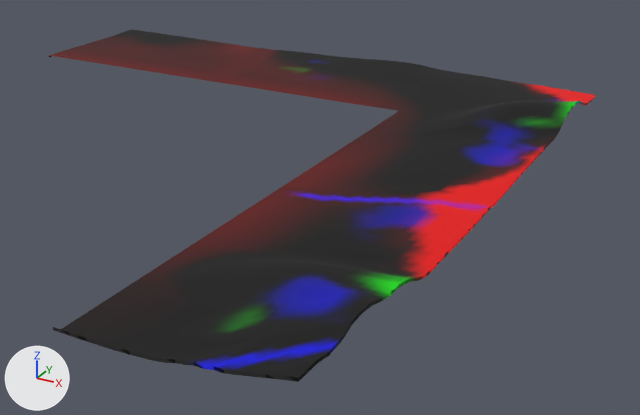
Renders of the glTF model dushanbe_city/assets/terrain/coast_0_-400_400.glb from each side of a commit.
Before and after are seen from a 50 mm lens placed at (517.0, -198.0, 170.0), pointed at (285.0, 223.0, -40.0). Arrows for +X, +Y and +Z are at lower left; the lights stay in place. The picture after the commit comes second. Vertices at exactly the same position are counted once.

The first picture shows 'terrain'.
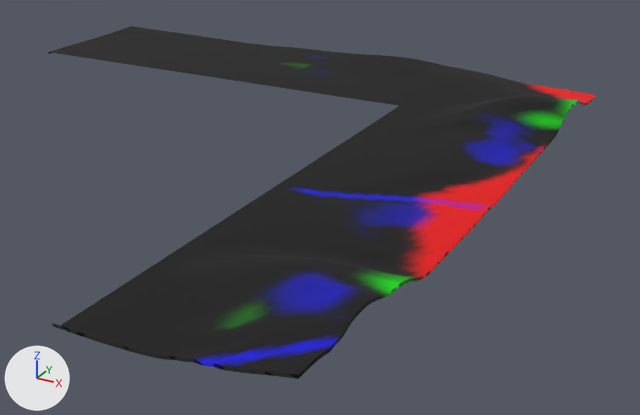
What changed in the scene script:
```text
Change me_terrain:
    used by ob_terrain; location = (200.0, 200.0, 0.0)
    remove me_terrain.from_pydata(...)  # 4829 vertices, 9252 faces; spans x -200.0..200.0, y -200.0..200.0, z -3.0..14.0
    add me_terrain.from_pydata(...)  # 4829 vertices, 9252 faces; spans x -200.0..200.0, y -200.0..200.0, z -3.0..15.0
    me_terrain part 1: 528 of the vertices in x 120.0..200.0, y -200.0..200.0, z -1.0..14.0 are moved by (0.0, 0.0, 1.0)
    me_terrain part 2: 738 of the vertices in x 96.0..196.0, y -200.0..200.0, z -2.0..10.0 are moved by (0.0, 0.0, 2.0)
    me_terrain part 3: 2629 of the vertices in x -200.0..188.0, y -48.0..200.0, z -2.0..12.0 are moved by (0.0, 0.0, 3.0)
    me_terrain part 4: 428 of the vertices in x 40.0..176.0, y 128.0..200.0, z 0.0..10.0 are moved by (0.0, 0.0, 4.0)
    me_terrain part 5: 3410 faces centred in x -200.0..200.0, y -145.0..200.0, z -1.0..1.0 are repainted in the vertex colours; the middle colour goes from dark red #530000 to black #000000
    me_terrain part 6: 1810 faces centred in x -200.0..200.0, y -200.0..200.0, z -1.0..10.0 are repainted in the vertex colours; the middle colour goes from black #220000 to black #000000
```

Changed parts and their boxes [x1, y1, x2, y2] in the pictures (640 x 415 px; the box of a moved part takes in the faces that stretch with it):
'terrain', reshaped
    before: [49, 29, 595, 382]
    after: [48, 26, 595, 379]
part 1 of me_terrain, moved or reshaped
    before: [94, 79, 577, 382]
    after: [94, 77, 578, 379]
part 2 of me_terrain, moved or reshaped
    before: [53, 76, 565, 344]
    after: [52, 73, 565, 340]
part 3 of me_terrain, moved or reshaped
    before: [49, 29, 552, 187]
    after: [48, 26, 552, 182]
part 4 of me_terrain, moved or reshaped
    before: [368, 60, 524, 107]
    after: [367, 55, 521, 101]
part 5 of me_terrain, edited (looks the same)
    both: [398, 84, 558, 262]
part 6 of me_terrain, edited (looks the same)
    both: [62, 116, 566, 340]
